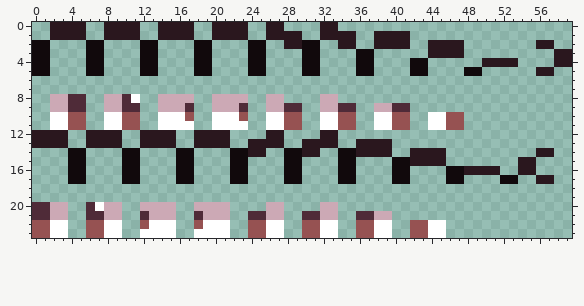
Pixel-art sprite, stored at sample_skins/6/eyes.png. The picture above is the old version.
The file is 60x24 pixels.
After the commit:
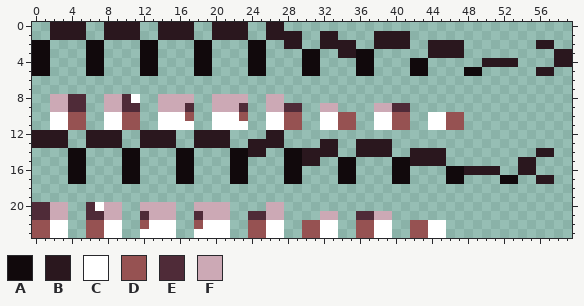
Palette (. is transparent): A #11090c  B #2a171e  C #ffffff  D #965252  E #4f2b38  F #cca9b5
Diff:
{"y":0,"x":32,"old":"BB","new":".."}
{"y":1,"x":34,"old":"BB","new":".."}
{"y":2,"x":30,"old":"AA..","new":"..BB"}
{"y":3,"x":34,"old":"..","new":"BB"}
{"y":8,"x":32,"old":"FF","new":".."}
{"y":9,"x":34,"old":"EE","new":".."}
{"y":12,"x":32,"old":"BB","new":".."}
{"y":13,"x":30,"old":"BB","new":".."}
{"y":14,"x":32,"old":"..AA","new":"BB.."}
{"y":15,"x":30,"old":"..","new":"BB"}
{"y":20,"x":32,"old":"FF","new":".."}
{"y":21,"x":30,"old":"EE","new":".."}
